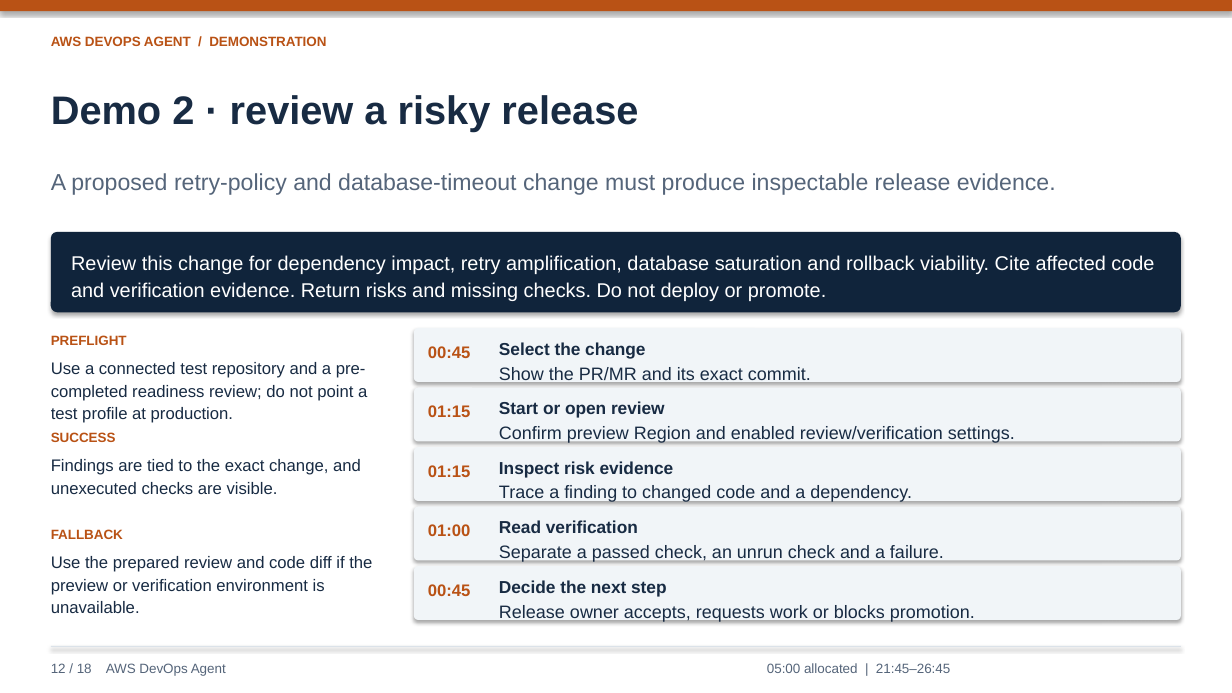
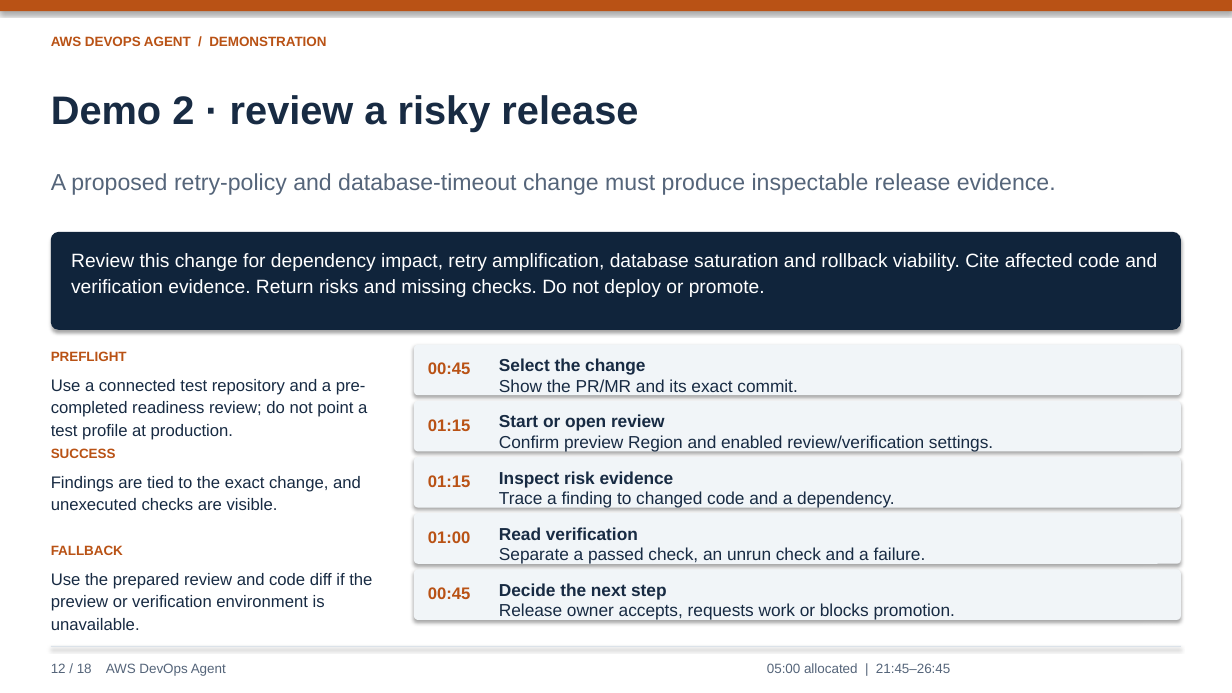
Before and after one commit to lyrel-dev/frontier-agents, a slide deck: slide 12 of presentations/aws-devops-agent-presentation.pptx. Drawn at 1232x693 pixels with LibreOffice and Linux fonts; fonts in the diff are those of the drawing. Boxes give left, top, right and bottom in pixels: in the first picture for what was removed or moved away, otherwise in the second. Text is boxed around its words. In the diff, an @@ line names an element or a change of style, - is before the commit and + after.

```diff
--- a/presentations/aws-devops-agent-presentation.pptx
+++ b/presentations/aws-devops-agent-presentation.pptx
@@ rounded rectangle: place and size @@
-rounded rectangle at [51, 232, 1181, 312]
+rounded rectangle at [51, 232, 1181, 330]
@@ text "Review this change for dependency ..." at [71, 253, 1157, 297]: size 15.5 to 15 pt @@
@@ 10 texts, 2 rounded rectangles: place and size @@
-10 texts, 2 rounded rectangles at [51, 328, 1181, 613]
+10 texts, 2 rounded rectangles at [51, 345, 1181, 630]
@@ size 14 to 13.5 pt in 5 elements at [499, 603, 955, 620], [499, 547, 926, 564], [499, 491, 894, 508], [499, 435, 993, 452], [499, 379, 797, 392] @@
@@ text "Show the PR/MR and its ...": place and size @@
-text "Show the PR/MR and its ..." at [499, 367, 811, 384]
+text "Show the PR/MR and its ..." at [499, 379, 797, 392]
@@ text "Confirm preview Region and enabled ...": place and size @@
-text "Confirm preview Region and enabled ..." at [499, 426, 1015, 443]
+text "Confirm preview Region and enabled ..." at [499, 435, 993, 452]
@@ 2 texts, 1 rounded rectangle: place and size @@
-2 texts, 1 rounded rectangle at [414, 447, 1181, 501]
+2 texts, 1 rounded rectangle at [414, 457, 1181, 508]
@@ 2 texts, 1 rounded rectangle: place and size @@
-2 texts, 1 rounded rectangle at [414, 506, 1181, 560]
+2 texts, 1 rounded rectangle at [414, 513, 1181, 564]
```
Also in this commit, not shown: 1 other slide changed.
